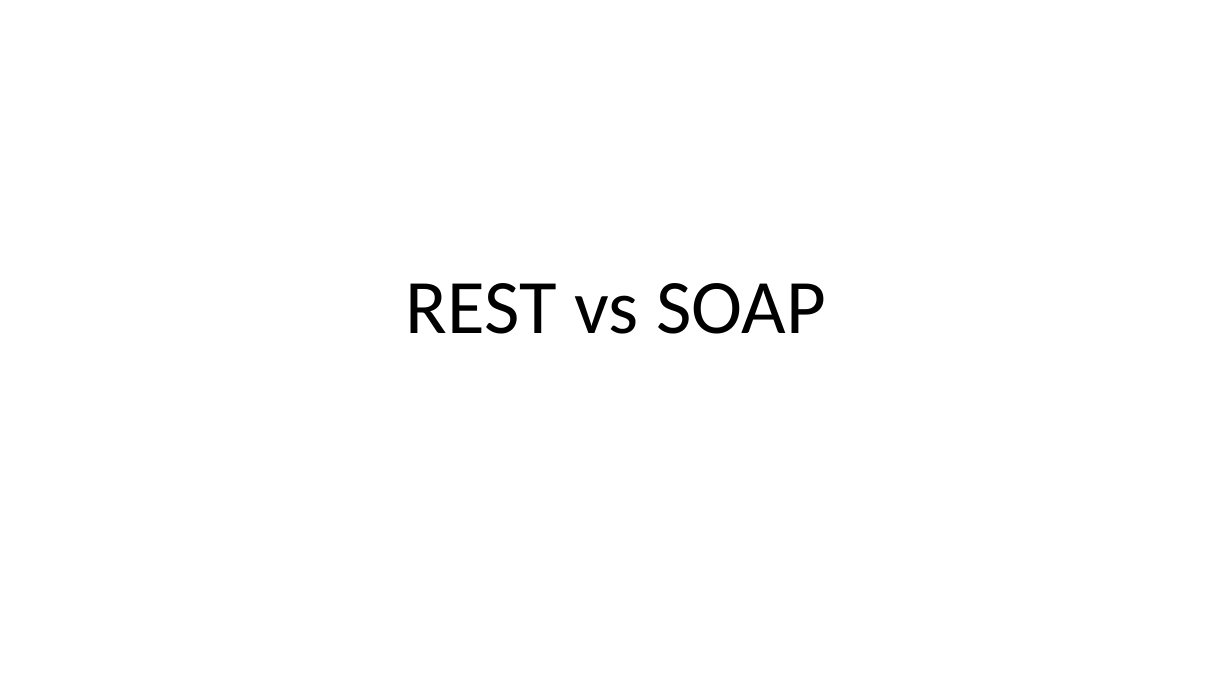
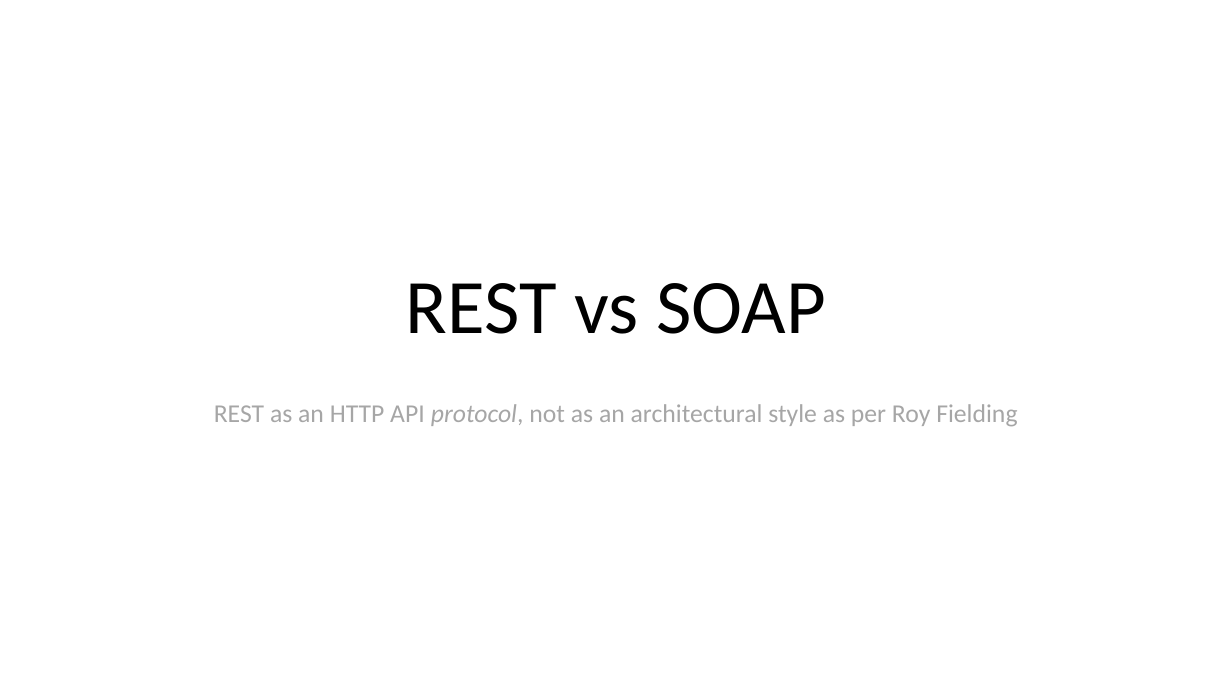
Before and after one commit to altenstedt/OpKoKo.15.2.WebApi, a slide deck: slide 1 of REST vs SOAP.pptx. Drawn at 1232x693 pixels with LibreOffice and Linux fonts; fonts in the diff are those of the drawing. Boxes give left, top, right and bottom in pixels: in the first picture for what was removed or moved away, otherwise in the second. Text is boxed around its words. In the diff, an @@ line names an element or a change of style, - is before the commit and + after.

Commit message:
Update REST vs SOAP presentation.

```diff
--- a/REST vs SOAP.pptx
+++ b/REST vs SOAP.pptx
@@ subtitle added at (214,404,1017,426), 20 pt, text #A6A6A6 @@
+REST as an HTTP API protocol, not as an architectural style as per Roy Fielding
```
